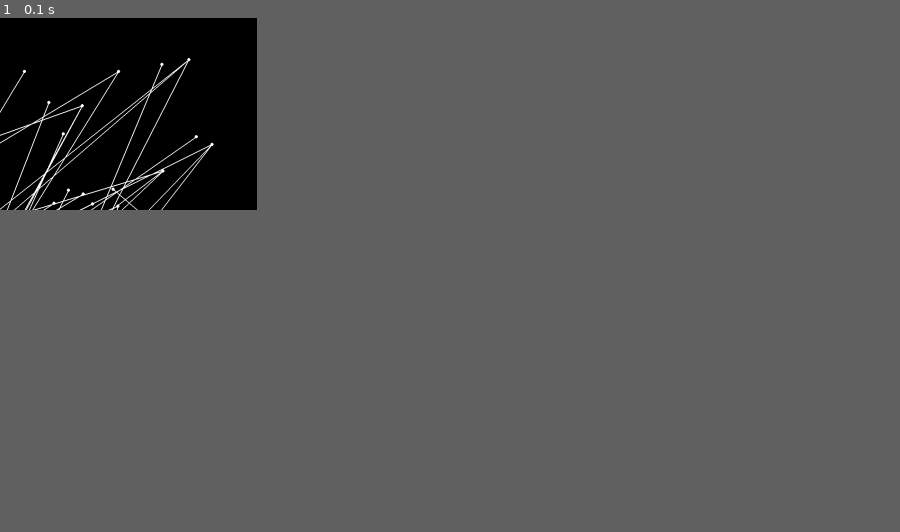
Above: before the commit, frame 1.
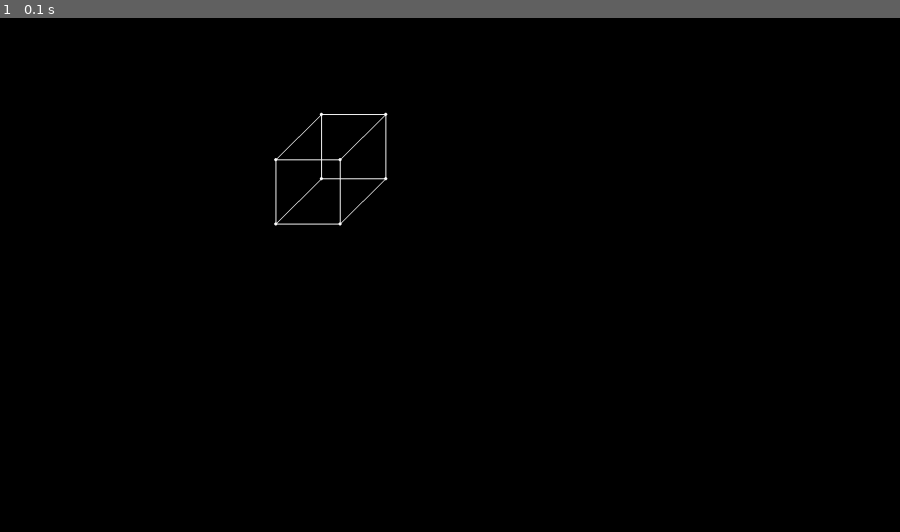
Above: after the commit, the same moment.

Repository: leonard-roepcke/2d-to-3d
Game: pygame game, started from main.py
Two runs of this game, one before a commit and one after it. Both use one fixed random seed, a clock stepped at 60 frames per second and the inputs below.
Inputs:
- Up to frame 1 (0.1 s): no input
In our replay, the window is 257x192 before the commit and 900x514 after it. These sizes can differ from the game's own. Grey fills any space a smaller window leaves; there, only what the larger window draws over its background counts as a difference.

The runs differ from the first frame. In frame 1, 1.1% of the frame differs, in the area x 0-44%, y 7-41%.

Commit message:
draw cube

Diff:
--- a/main.py
+++ b/main.py
@@ -15,12 +15,35 @@
     main = Main()
     app = PygameApp(main)
 
+
     points = []
-    for i in range(100):
-        points.append(vector.Vector3D(random.randint(0, 800),random.randint(0, 800),random.randint(0, 800)))
-        if i > 0:
-            points[-1].conect(random.choice(points[:-1]))
 
+    # 8 Ecken eines Würfels
+    coords = [
+        (0, 0, 0),
+        (1, 0, 0),
+        (1, 1, 0),
+        (0, 1, 0),
+        (0, 0, 1),
+        (1, 0, 1),
+        (1, 1, 1),
+        (0, 1, 1),
+    ]
+
+    size = 200
+    offset_x = 1000
+    offset_y = 300
+    for x, y, z in coords:
+        points.append(vector.Vector3D(offset_x + x * size, offset_y + y * size, z * size*0.5))
+
+    edges = [
+        (0, 1), (1, 2), (2, 3), (3, 0),
+        (4, 5), (5, 6), (6, 7), (7, 4),
+        (0, 4), (1, 5), (2, 6), (3, 7)
+    ]
+
+    for a, b in edges:
+        points[a].conect(points[b])
 
 
 
--- a/pygameApp.py
+++ b/pygameApp.py
@@ -5,7 +5,7 @@
     def __init__(self, main):
         self.main = main
         pygame.init()
-        self.screen = pygame.display.set_mode((800, 600))
+        self.screen = pygame.display.set_mode((2800, 1600))
         pygame.display.set_caption("Meine App")
         self.running = True
 
